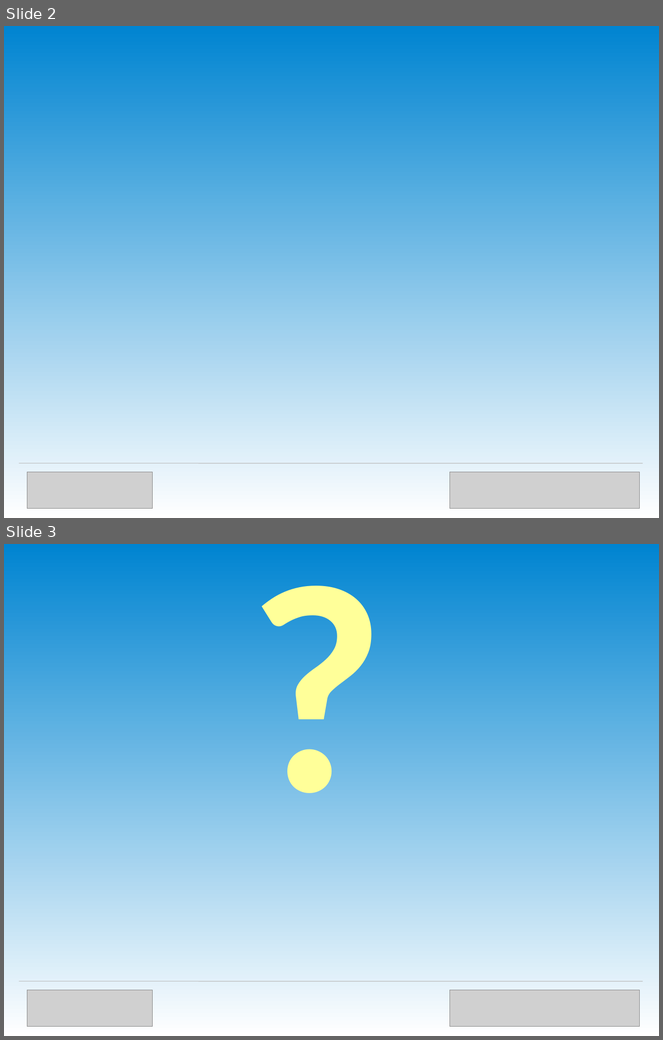
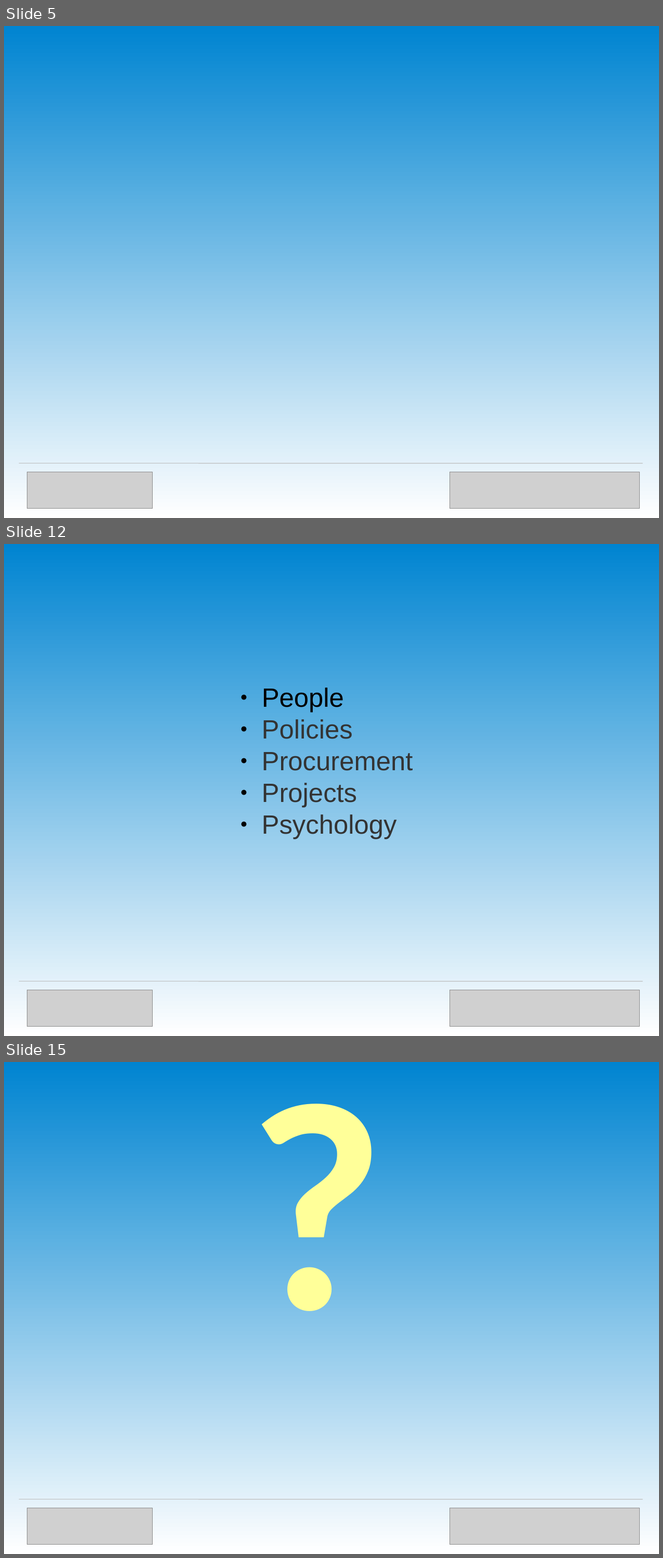
Before and after one commit to OpenTechStrategies/timelines, a slide deck: us-govt-open-source.odp. Shown one above the other, each under a label of ours: slides 2 and 3 before the commit, slides 5, 12 and 15 after it; the slides between them are not shown. The pictures are 663x1040 and 663x1558 pixels, drawn with LibreOffice and Linux fonts; fonts in the diff are those of the drawing; grey boxes stand for pictures. Boxes give left, top, right and bottom in pixels: in the first picture for what was removed or moved away, otherwise in the second. Text is boxed around its words. In the diff, an @@ line names an element or a change of style, - is before the commit and + after.

```diff
--- a/us-govt-open-source.odp
+++ b/us-govt-open-source.odp
@@ slide 12 added at box(4, 544, 659, 1036), background gradient #0084D1 to #FFFFFF @@
@@ text added at box(262, 688, 413, 839), 32 pt, text #333333 @@
+● People
+● Policies
+● Procurement
+● Projects
+● Psychology
@@ line added from (19, 981) to (643, 981), #C0C0C0 0.71 pt @@
@@ picture added at box(27, 990, 153, 1026) @@
@@ picture added at box(450, 990, 639, 1026) @@
@@ what was slide 2 is now slide 5 @@
@@ what was slide 3 is now slide 15 @@
```
Also in this commit, not shown: 1 slide changed, 11 other slides added.
